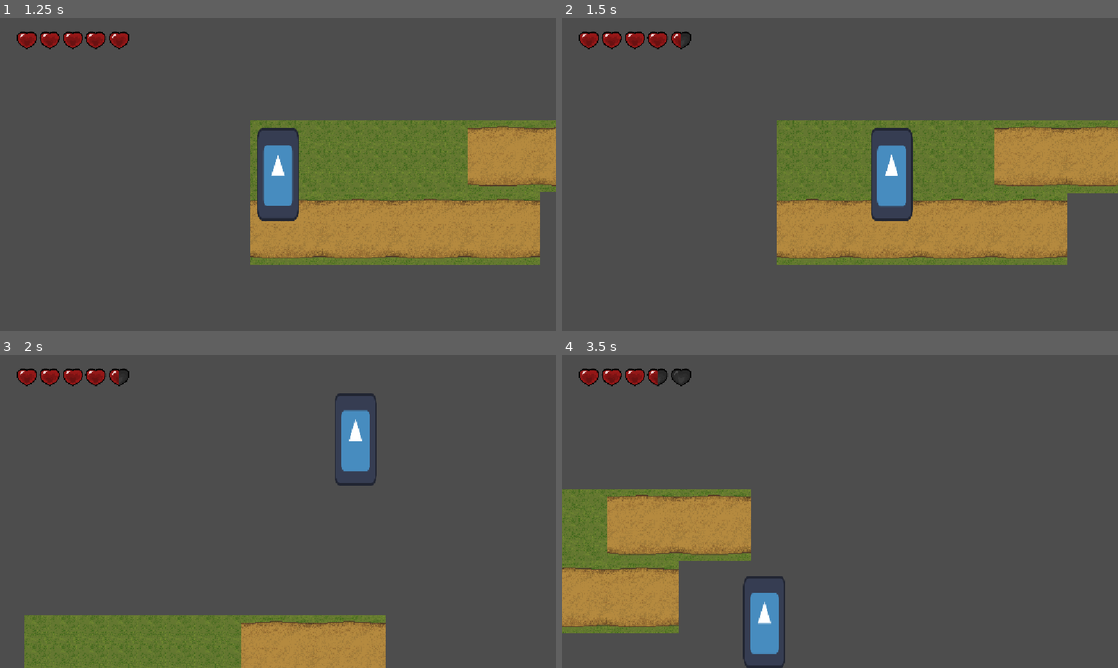
Above: before the commit, frames 1-4 (two rows, left to right).
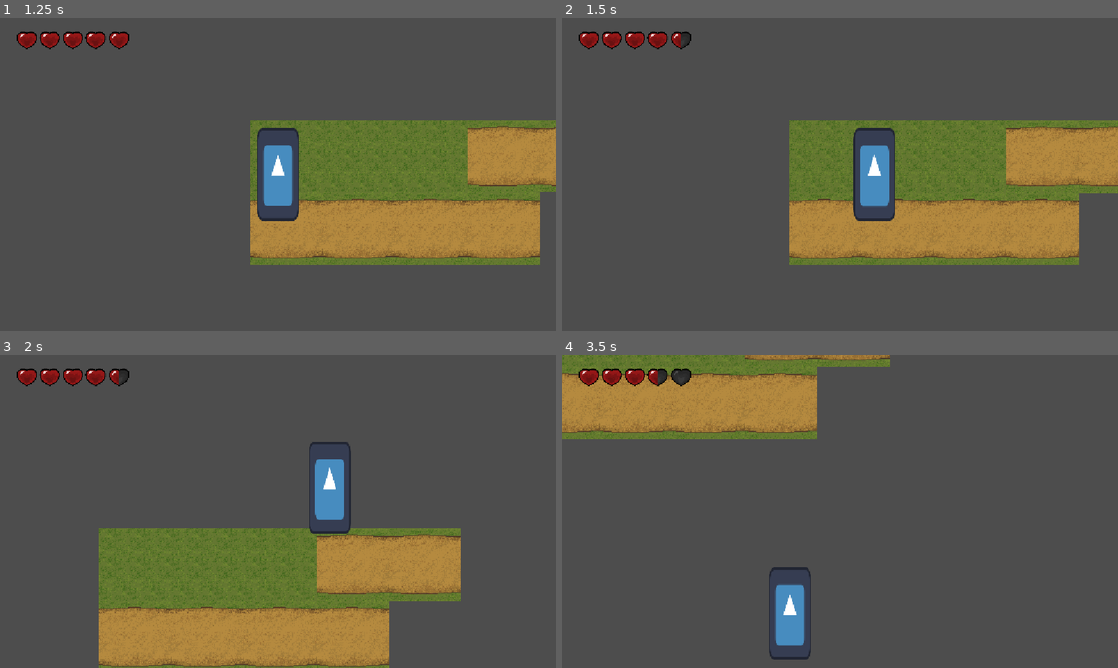
Above: after the commit, the same moments.

Repository: Dekoder-py/DaydreamProject
Game: Godot game, scene res://scenes/start_menu.tscn
Two runs of this game, one before a commit and one after it. Both use one fixed random seed, a clock stepped at 60 frames per second and the inputs below. The engine's default icon, where the game draws it, is replaced by a stand-in: a white triangle on a blue panel in a dark square. Sound files missing from this copy of the repository are replaced by a short silence.
Inputs:
- Up to frame 1 (1.25 s): click "Start!" at 0.5 s
- Up to frame 2 (1.5 s): tap Enter at 1.25 s; hold Right (right) from 1.28 s (still down); tap X (shoot) at 1.35 s
- Up to frame 3 (2 s): keep holding Right (right); tap W (jump) at 1.52 s
- Up to frame 4 (3.5 s): tap X (shoot) at 2.1, 2.85 s; tap W (jump) at 2.27 s; release Right (right) at 2.78 s; hold A (left) from 2.78 s (still down)

Frame 1 is identical in both runs. In frame 2, 6.3% of the frame differs, in the area x 38-100%, y 32-79%; in frame 3, 28%, in the area x 4-83%, y 12-100%; in frame 4, 27%.

Commit message:
change death

Diff:
--- a/scripts/player.gd
+++ b/scripts/player.gd
@@ -4,12 +4,13 @@
 @onready var shoot_timer: Timer = $ShootTimer
 @onready var death_sound: AudioStreamPlayer = $DeathSound
 
+
 const HEART_HALF = preload("uid://cmjuvnk6nc62u")
 const HEART_EMPTY = preload("uid://btvkx1io5xfbf")
 
 
-const SPEED = 600.0
-const JUMP_VELOCITY = -900.0
+const SPEED = 400.0
+const JUMP_VELOCITY = -500.0
 var health: float = 5
 var can_shoot := true
 
@@ -47,8 +48,13 @@
 		$"../HUD/HeartOne".texture = HEART_HALF
 
 	if health <= 0:
+		# Play death sound
 		death_sound.play()
+
+		# After sound ends, start a short timer before reloadinng
+		await death_sound.finished
 		get_tree().reload_current_scene()
+
 
 func _physics_process(delta: float) -> void:
 	# Add the gravity.
